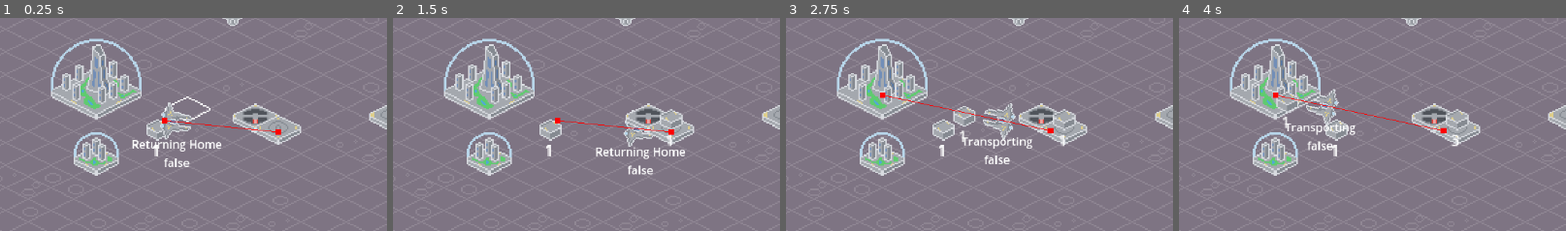
Above: before the commit, frames 1-4 (left to right).
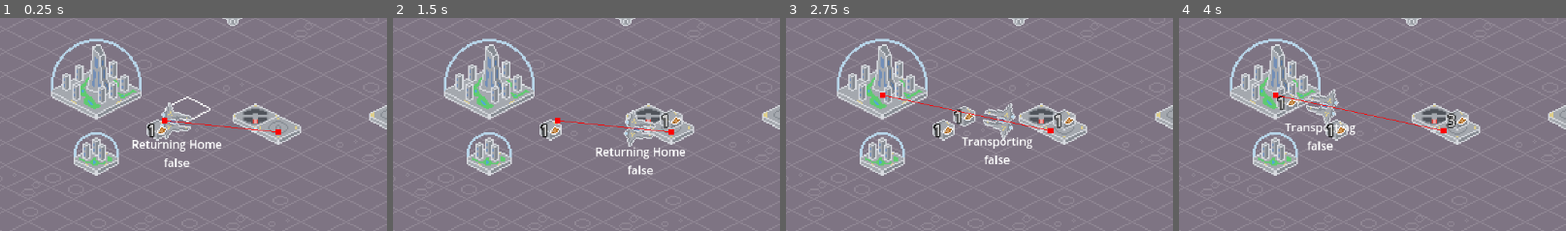
Above: after the commit, the same moments.

Repository: kevinn-t/cmpm-170-tower-defense
Game: Godot game, scene res://main scene.tscn
The game is run twice, just before and just after one commit, with the same random seed, the same clock (stepped at 60 frames per second) and the same inputs. The engine's default icon, where the game draws it, is replaced by a stand-in: a white triangle on a blue panel in a dark square.
Inputs:
- Up to frame 1 (0.25 s): no input
- Up to frame 2 (1.5 s): click "Unselect" at 0.5 s; click "city" at 1.25 s
- Up to frame 3 (2.75 s): click "habitat" at 2 s
- Up to frame 4 (4 s): click "drill" at 2.75 s; click "ship depot" at 3.5 s
The pictures show only the part of the screen within x 26-76%, y 28-78%; the shares and areas given below are measured in that part.

The runs differ from the first frame. In frame 1, 0.2% of the frame differs, in the area x 37-44%, y 49-65%; in frame 2, 0.6%; in frame 3, 0.7%; in frame 4, 0.8%, in the area x 25-75%, y 35-65%.

Commit message:
storage ui start

Diff:
--- a/Prefabs/container.tscn
+++ b/Prefabs/container.tscn
@@ -1,7 +1,8 @@
-[gd_scene load_steps=4 format=3 uid="uid://d2dghsgfkop01"]
+[gd_scene load_steps=5 format=3 uid="uid://d2dghsgfkop01"]
 
 [ext_resource type="Texture2D" uid="uid://lx5saf7n26s2" path="res://Art/container.png" id="1_gc2lj"]
 [ext_resource type="Script" uid="uid://h7gr6s0k442g" path="res://Scripts/ore_container.gd" id="1_r4cle"]
+[ext_resource type="Texture2D" uid="uid://v8aqq8lahvl2" path="res://Art/ore.png" id="3_ry7uw"]
 
 [sub_resource type="CircleShape2D" id="CircleShape2D_4rud1"]
 radius = 6.0
@@ -18,8 +19,24 @@
 shape = SubResource("CircleShape2D_4rud1")
 
 [node name="Label" type="Label" parent="."]
-offset_left = -4.0
-offset_top = 5.0
-offset_right = 4.0
-offset_bottom = 28.0
+z_index = 2
+anchors_preset = 8
+anchor_left = 0.5
+anchor_top = 0.5
+anchor_right = 0.5
+anchor_bottom = 0.5
+offset_left = -8.0
+offset_top = -13.0
+offset_bottom = 10.0
+grow_horizontal = 2
+grow_vertical = 2
+theme_override_constants/outline_size = 3
 theme_override_font_sizes/font_size = 10
+text = "1"
+horizontal_alignment = 1
+vertical_alignment = 1
+
+[node name="Ore" type="Sprite2D" parent="."]
+z_index = 2
+position = Vector2(3, -2)
+texture = ExtResource("3_ry7uw")
--- a/Prefabs/ship.tscn
+++ b/Prefabs/ship.tscn
@@ -15,6 +15,7 @@
 script = ExtResource("1_88h6h")
 
 [node name="Sprite2D" type="Sprite2D" parent="."]
+z_index = 1
 rotation = 1.5707964
 texture = ExtResource("2_88h6h")
 
--- /dev/null
+++ b/Prefabs/storage_ui.tscn
@@ -0,0 +1,29 @@
+[gd_scene load_steps=2 format=3 uid="uid://44m0h5ev5e6"]
+
+[ext_resource type="Texture2D" uid="uid://v8aqq8lahvl2" path="res://Art/ore.png" id="1_yhuw5"]
+
+[node name="Stored" type="Node2D"]
+
+[node name="Label" type="Label" parent="."]
+z_index = 2
+anchors_preset = 8
+anchor_left = 0.5
+anchor_top = 0.5
+anchor_right = 0.5
+anchor_bottom = 0.5
+offset_left = -7.0
+offset_top = -11.0
+offset_right = 1.0
+offset_bottom = 12.0
+grow_horizontal = 2
+grow_vertical = 2
+theme_override_constants/outline_size = 3
+theme_override_font_sizes/font_size = 10
+text = "1"
+horizontal_alignment = 1
+vertical_alignment = 1
+
+[node name="Ore" type="Sprite2D" parent="."]
+z_index = 2
+position = Vector2(3, 0)
+texture = ExtResource("1_yhuw5")
Binary file added: Art/money.aseprite
Binary file added: Art/ore.aseprite
Binary file added: Art/ore.png
Not shown, added: Art/ore.png.import
